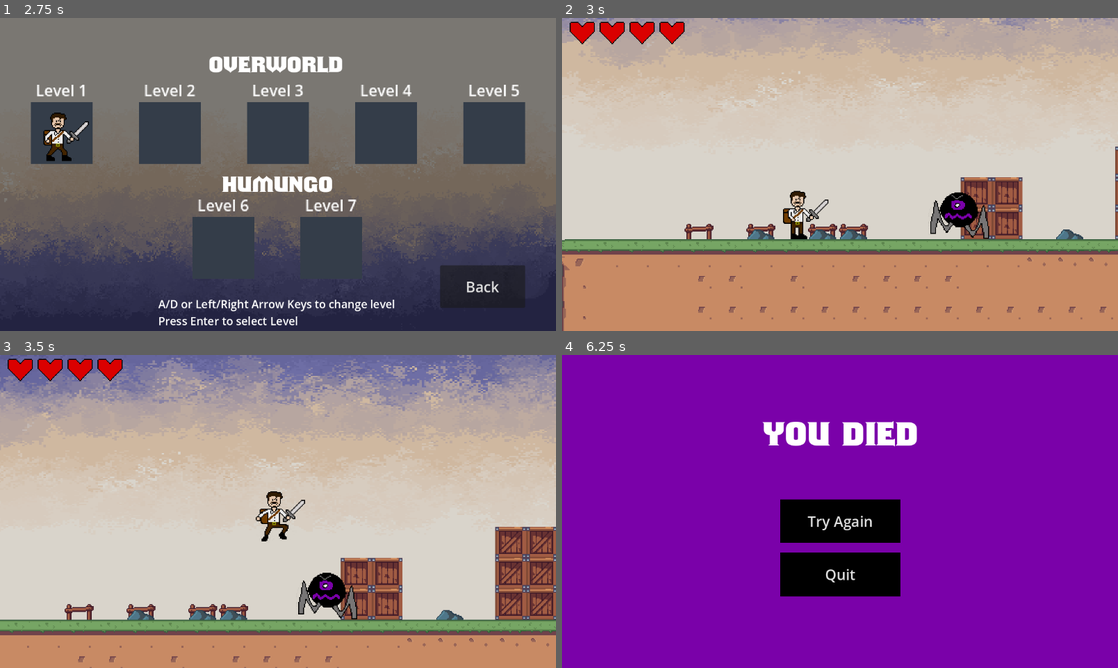
Above: before the commit, frames 1-4 (two rows, left to right).
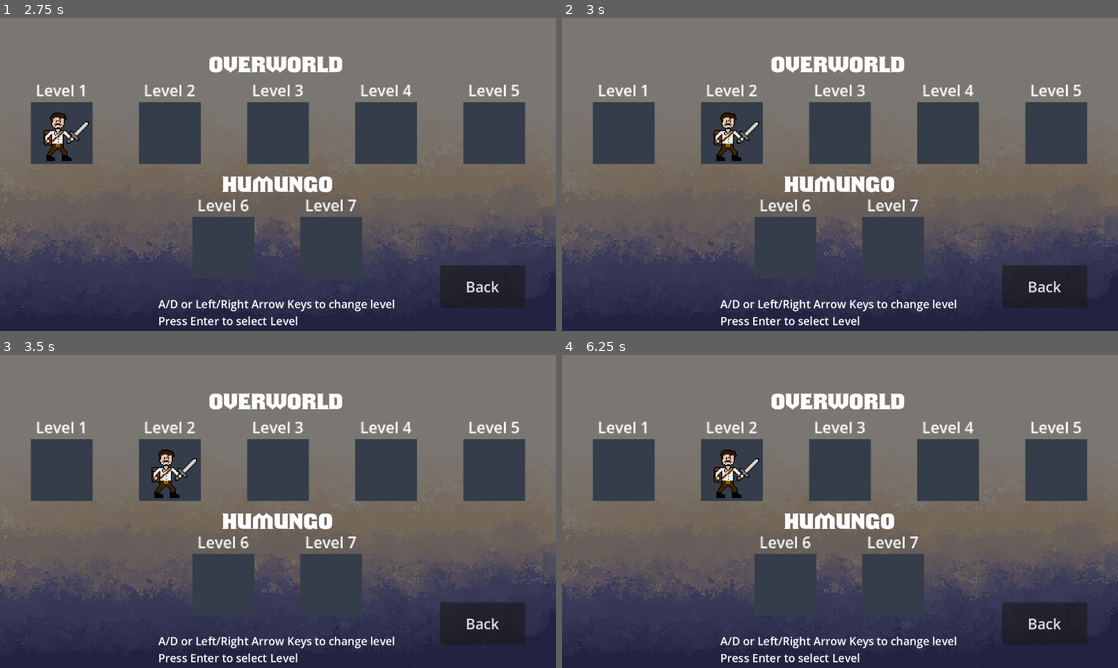
Above: after the commit, the same moments.

Repository: bscott519/NewColossalCrisisGame
Game: Godot game, scene res://Scenes/main_menu.tscn
The game is run twice, just before and just after one commit, with the same random seed, the same clock (stepped at 60 frames per second) and the same inputs. The engine's default icon, where the game draws it, is replaced by a stand-in: a white triangle on a blue panel in a dark square. Sound files missing from this copy of the repository are replaced by a short silence.
Inputs (mouse positions are in pixels of both pictures, inside the frame that each line leads up to):
- Up to frame 1 (2.75 s): click "Start" at 0.5 s; click "Back" at 1.25 s; click "Start" at 2 s
- Up to frame 2 (3 s): tap Enter (enter) at 2.75 s; move the mouse to (962, 158) at 2.77 s; hold D (right) from 2.78 s (still down); hold Enter (enter) from 2.78 s (still down)
- Up to frame 3 (3.5 s): keep holding D (right); keep holding Enter (enter); tap Space (jump) at 3.02 s
- Up to frame 4 (6.25 s): move the mouse to (728, 527) at 3.52 s; release Enter (enter) at 3.53 s; click (728, 527) at 3.6 s; tap Space (jump) at 3.77, 5.27, 6.02 s; tap Enter (enter) at 3.8, 4.25, 5.1, 5.75 s; move the mouse to (895, 442) at 4.27 s; release D (right) at 4.28 s; hold A (left) 4.28-5.03 s; hold Enter (enter) 4.28-5.03 s; move the mouse to (812, 574) at 5.02 s; hold D (right) from 5.03 s (still down); move the mouse to (1006, 558) at 5.77 s; hold Enter (enter) from 5.78 s (still down); click (1006, 558) at 5.85 s

Frame 1 is identical in both runs. In frame 2, 99% of the frame differs, in the area x 0-100%, y 0-100%; in frame 3, 99%; in frame 4, 100%.

Commit message:
working on working level unlock system

Diff:
--- a/Scripts/flagpole.gd
+++ b/Scripts/flagpole.gd
@@ -1,12 +1,12 @@
 extends Node
 
 @export var next_scene : String
+@export var next_lvl_name: String
 var scene_transitioning: bool = false
 
 # Called when the node enters the scene tree for the first time.
 func _ready():
 	pass # Replace with function body.
-
 
 # Called every frame. 'delta' is the elapsed time since the previous frame.
 func _process(delta):
@@ -19,6 +19,9 @@
 		var player = body
 		player.queue_free()
 
+		if next_lvl_name != "":
+			LevelManager.unlock_lvl(next_lvl_name)
+
 		get_tree().change_scene_to_file("res://Scenes/level_cleared.tscn")
 		#await get_tree().create_timer(0.5).timeout
 		#Scenemanager.transition_to_scene(next_scene)
--- /dev/null
+++ b/Scripts/level_manager.gd
@@ -0,0 +1,26 @@
+extends Node
+
+var unlocked_lvls: Array[String] = []
+const save_path := "user://progress.cfg"
+
+func _ready():
+	load_prog()
+
+func unlock_lvl(lvl_name: String):
+	if not unlocked_lvls.has(lvl_name):
+		unlocked_lvls.append(lvl_name)
+		save_prog()
+
+func is_lvl_unlocked(lvl_name: String) -> bool:
+	return unlocked_lvls.has(lvl_name)
+
+func save_prog():
+	var config = ConfigFile.new()
+	config.set_value("progress", "unlocked_lvls", unlocked_lvls)
+	config.save(save_path)
+
+func load_prog():
+	var config = ConfigFile.new()
+	var err = config.load(save_path)
+	if err == OK:
+		unlocked_lvls = config.get_value("progress", "unlocked_lvls", [])
--- a/Scripts/level_select.gd
+++ b/Scripts/level_select.gd
@@ -18,8 +18,10 @@
 		$PlayerIcon.global_position = cur_lvl.global_position
 
 	if event.is_action_pressed("enter"):
-		if cur_lvl.next_scene_path:
+		if cur_lvl.next_scene_path and cur_lvl.next_scene_path in LevelManager.unlocked_lvls:
 			get_tree().change_scene_to_file(cur_lvl.next_scene_path)
+		else:
+			print("level is locked")
 
 func _on_back_pressed():
 	get_tree().change_scene_to_file("res://Scenes/main_menu.tscn")
--- a/project.godot
+++ b/project.godot
@@ -20,6 +20,7 @@
 Global="*res://Scripts/global.gd"
 Scenemanager="*res://Scripts/scenemanager.gd"
 SaveData="*res://Scripts/savedata.gd"
+LevelManager="*res://Scripts/level_manager.gd"
 
 [display]
 
Not shown, added: Scripts/level_manager.gd.uid
